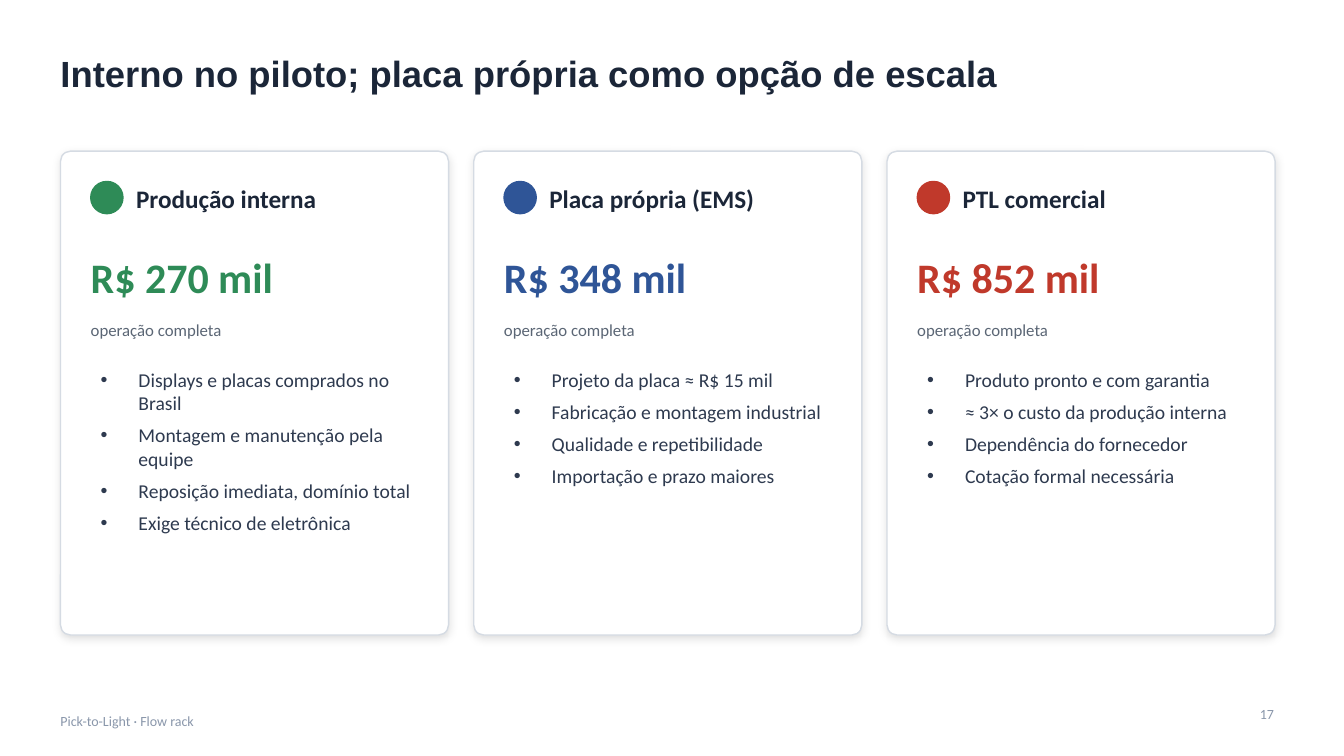
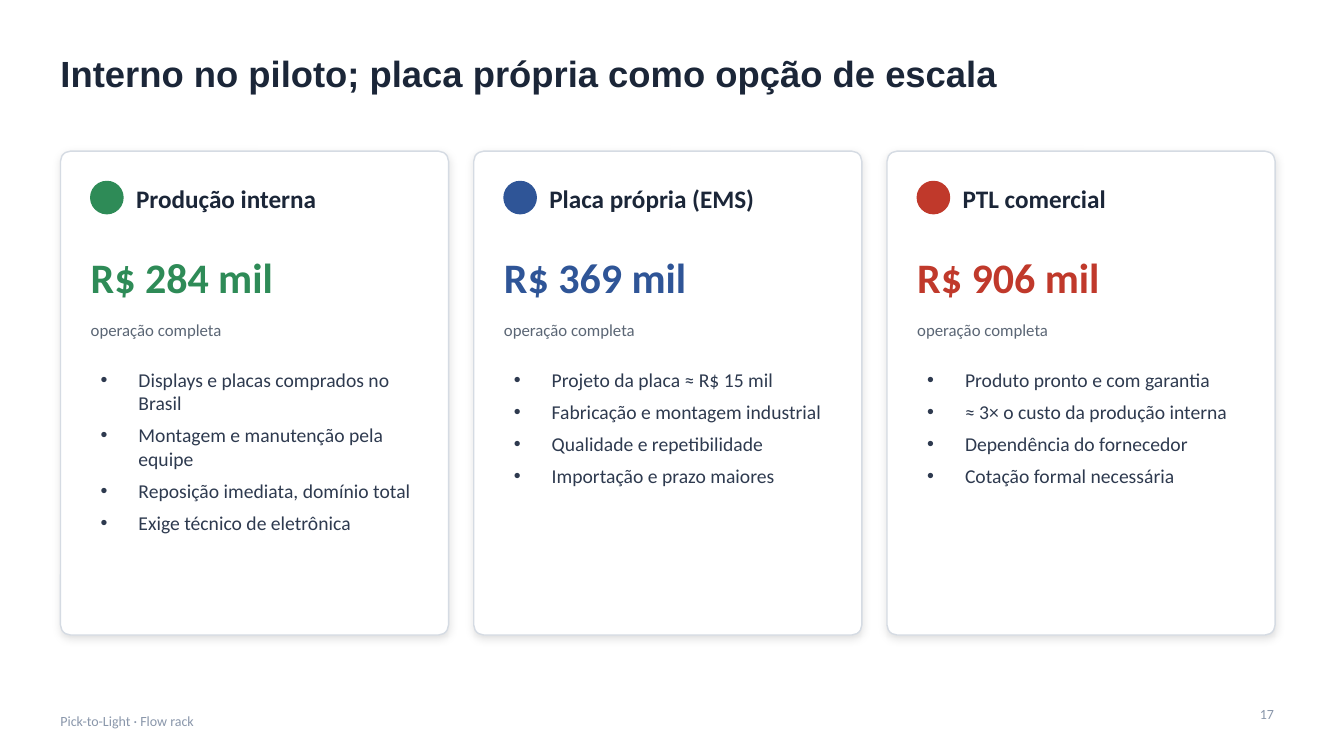
Before and after one commit to jivo88/picking_to_light, a slide deck: slide 17 of projeto/entregaveis/Apresentacao_PTL.pptx. Drawn at 1344x756 pixels with LibreOffice and Linux fonts; fonts in the diff are those of the drawing. Boxes give left, top, right and bottom in pixels: in the first picture for what was removed or moved away, otherwise in the second. Text is boxed around its words. In the diff, an @@ line names an element or a change of style, - is before the commit and + after.

```diff
--- a/projeto/entregaveis/Apresentacao_PTL.pptx
+++ b/projeto/entregaveis/Apresentacao_PTL.pptx
@@ text at bbox=[91, 263, 273, 298]: text changed @@
-R$ 270 mil
+R$ 284 mil
@@ text at bbox=[504, 263, 687, 298]: text changed @@
-R$ 348 mil
+R$ 369 mil
@@ text at bbox=[917, 263, 1100, 298]: text changed @@
-R$ 852 mil
+R$ 906 mil
```
Also in this commit, not shown: 5 other slides changed, 18 other files.
